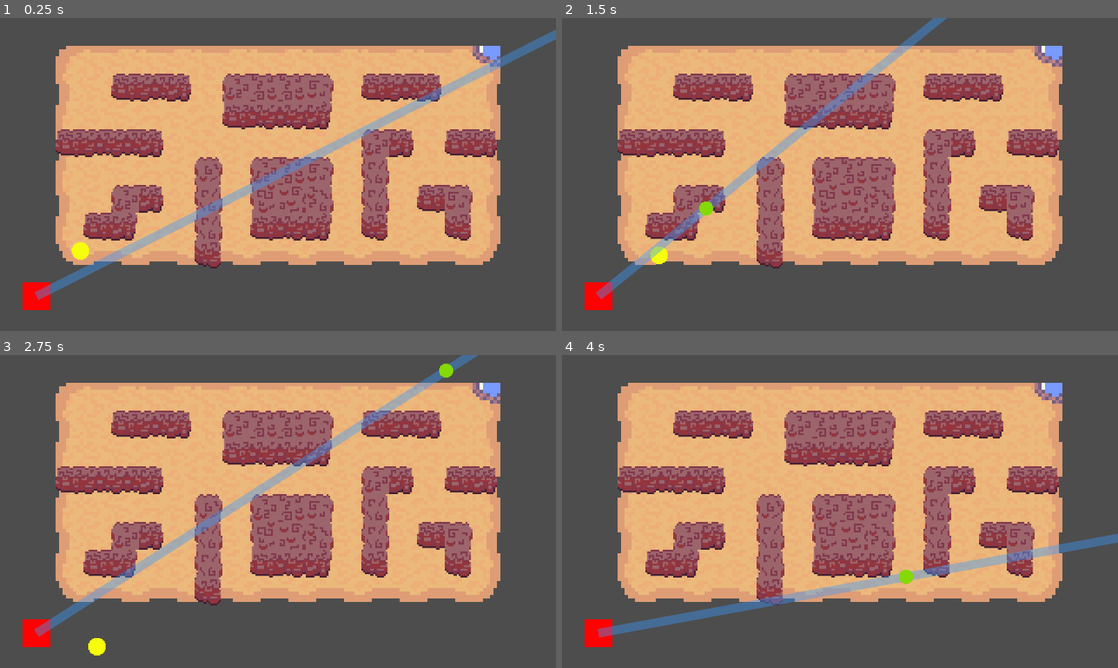
Above: before the commit, frames 1-4 (two rows, left to right).
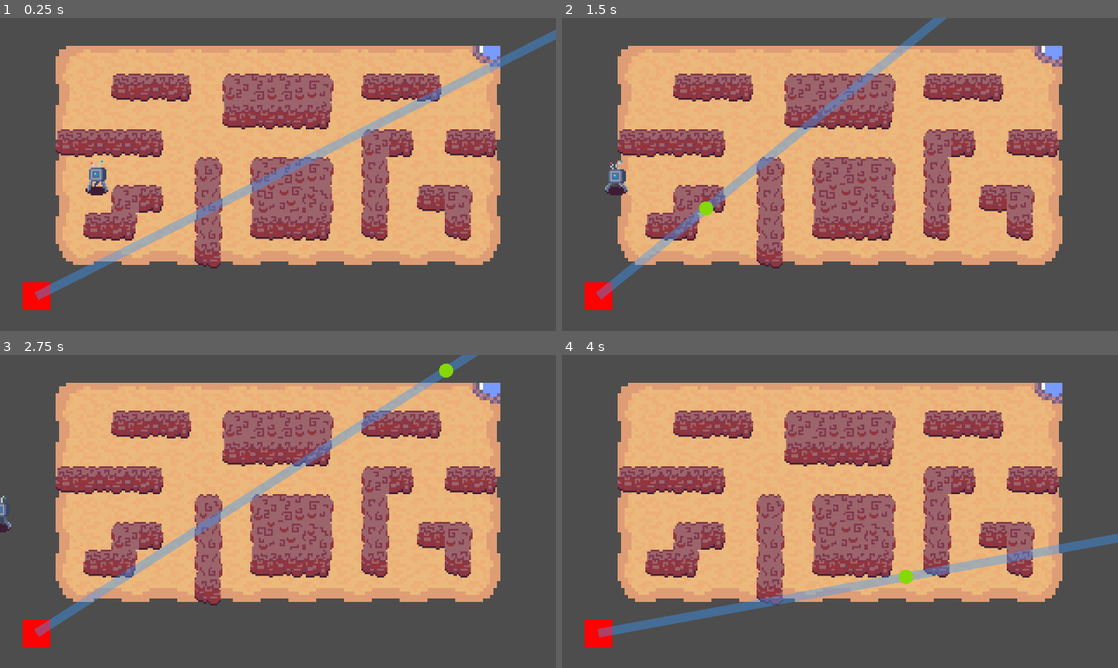
Above: after the commit, the same moments.

Repository: YannVeld/LD59
Game: Godot game, scene res://main_scene.tscn
Same seed, same stepped clock (60 frames per second), same inputs: the game is played once before the commit and once after it.
Inputs (mouse positions are in pixels of both pictures, inside the frame that each line leads up to):
- Up to frame 1 (0.25 s): no input
- Up to frame 2 (1.5 s): tap Enter at 0.5 s; move the mouse to (962, 158) at 0.52 s; hold D (move_right) 0.53-1.28 s; move the mouse to (728, 190) at 1.27 s; hold Down (move_down) from 1.28 s (still down)
- Up to frame 3 (2.75 s): move the mouse to (333, 442) at 2.02 s; release Down (move_down) at 2.03 s; hold D (move_right) from 2.03 s (still down)
- Up to frame 4 (4 s): move the mouse to (812, 574) at 2.77 s; release D (move_right) at 2.78 s; hold Up (move_up) 2.78-3.53 s; move the mouse to (1006, 558) at 3.52 s; hold A (move_left) from 3.53 s (still down)

The runs differ from the first frame. In frame 1, 0.4% of the frame differs, in the area x 12-20%, y 45-78%; in frame 2, 0.4%; in frame 3, 0.3%; in frame 4, nothing differs.

Commit message:
Added walking sprite to robot

Diff:
--- a/main_scene.tscn
+++ b/main_scene.tscn
@@ -4,9 +4,9 @@
 [ext_resource type="Texture2D" uid="uid://wbti0bcoihnd" path="res://Sprites/WallsTileset.png" id="3_nfk4m"]
 [ext_resource type="Texture2D" uid="uid://d4iphaibi3d0u" path="res://Sprites/tileset_placeholder/1_terrain.png" id="5_8mm7a"]
 [ext_resource type="Script" uid="uid://h43ds2es3fif" path="res://Scripts/robot.gd" id="5_66tet"]
-[ext_resource type="Texture2D" uid="uid://jg7vkbyvcha6" path="res://Sprites/yellowCircle.png" id="6_hq1ik"]
+[ext_resource type="Texture2D" uid="uid://b75pa3pefkgs5" path="res://Sprites/Robot_walk.png" id="6_7ycvg"]
 [ext_resource type="Texture2D" uid="uid://cpf5srwqavjbr" path="res://Sprites/redSquare.png" id="7_7ycvg"]
-[ext_resource type="Script" uid="uid://cjplv6ag6cgk3" path="res://Scripts/aim_guide.gd" id="7_nfk4m"]
+[ext_resource type="Script" path="res://Scripts/aim_guide.gd" id="7_nfk4m"]
 [ext_resource type="Script" uid="uid://nmem2o8mu50w" path="res://Scripts/transmitter.gd" id="8_7ycvg"]
 
 [sub_resource type="TileSetAtlasSource" id="TileSetAtlasSource_hq1ik"]
@@ -1171,8 +1171,100 @@
 sources/0 = SubResource("TileSetAtlasSource_hq1ik")
 sources/1 = SubResource("TileSetAtlasSource_66tet")
 
+[sub_resource type="AtlasTexture" id="AtlasTexture_wr18j"]
+atlas = ExtResource("6_7ycvg")
+region = Rect2(0, 0, 24, 24)
+
+[sub_resource type="AtlasTexture" id="AtlasTexture_qwutr"]
+atlas = ExtResource("6_7ycvg")
+region = Rect2(24, 0, 24, 24)
+
+[sub_resource type="AtlasTexture" id="AtlasTexture_671wp"]
+atlas = ExtResource("6_7ycvg")
+region = Rect2(48, 0, 24, 24)
+
+[sub_resource type="AtlasTexture" id="AtlasTexture_mo76n"]
+atlas = ExtResource("6_7ycvg")
+region = Rect2(72, 0, 24, 24)
+
+[sub_resource type="AtlasTexture" id="AtlasTexture_42l1d"]
+atlas = ExtResource("6_7ycvg")
+region = Rect2(96, 0, 24, 24)
+
+[sub_resource type="AtlasTexture" id="AtlasTexture_2jcla"]
+atlas = ExtResource("6_7ycvg")
+region = Rect2(120, 0, 24, 24)
+
+[sub_resource type="AtlasTexture" id="AtlasTexture_m35m6"]
+atlas = ExtResource("6_7ycvg")
+region = Rect2(144, 0, 24, 24)
+
+[sub_resource type="AtlasTexture" id="AtlasTexture_u0ygc"]
+atlas = ExtResource("6_7ycvg")
+region = Rect2(168, 0, 24, 24)
+
+[sub_resource type="AtlasTexture" id="AtlasTexture_7th4q"]
+atlas = ExtResource("6_7ycvg")
+region = Rect2(192, 0, 24, 24)
+
+[sub_resource type="AtlasTexture" id="AtlasTexture_6jybn"]
+atlas = ExtResource("6_7ycvg")
+region = Rect2(216, 0, 24, 24)
+
+[sub_resource type="AtlasTexture" id="AtlasTexture_84odl"]
+atlas = ExtResource("6_7ycvg")
+region = Rect2(240, 0, 24, 24)
+
+[sub_resource type="AtlasTexture" id="AtlasTexture_ak604"]
+atlas = ExtResource("6_7ycvg")
+region = Rect2(264, 0, 24, 24)
+
+[sub_resource type="SpriteFrames" id="SpriteFrames_vimvf"]
+animations = [{
+"frames": [{
+"duration": 1.0,
+"texture": SubResource("AtlasTexture_wr18j")
+}, {
+"duration": 1.0,
+"texture": SubResource("AtlasTexture_qwutr")
+}, {
+"duration": 1.0,
+"texture": SubResource("AtlasTexture_671wp")
+}, {
+"duration": 1.0,
+"texture": SubResource("AtlasTexture_mo76n")
+}, {
+"duration": 1.0,
+"texture": SubResource("AtlasTexture_42l1d")
+}, {
+"duration": 1.0,
+"texture": SubResource("AtlasTexture_2jcla")
+}, {
+"duration": 1.0,
+"texture": SubResource("AtlasTexture_m35m6")
+}, {
+"duration": 1.0,
+"texture": SubResource("AtlasTexture_u0ygc")
+}, {
+"duration": 1.0,
+"texture": SubResource("AtlasTexture_7th4q")
+}, {
+"duration": 1.0,
+"texture": SubResource("AtlasTexture_6jybn")
+}, {
+"duration": 1.0,
+"texture": SubResource("AtlasTexture_84odl")
+}, {
+"duration": 1.0,
+"texture": SubResource("AtlasTexture_ak604")
+}],
+"loop": true,
+"name": &"default",
+"speed": 8.0
+}]
+
 [sub_resource type="RectangleShape2D" id="RectangleShape2D_0f027"]
-size = Vector2(10, 10)
+size = Vector2(11, 3)
 
 [node name="Node2D" type="Node2D" unique_id=1798613870]
 
@@ -1188,17 +1280,19 @@
 tile_set = SubResource("TileSet_nfk4m")
 
 [node name="Robot" type="Node2D" parent="." unique_id=263144470]
+position = Vector2(49, 92)
 script = ExtResource("5_66tet")
 
-[node name="GreenSquare" type="Sprite2D" parent="Robot" unique_id=186182555]
-position = Vector2(40.000008, 134)
-scale = Vector2(0.625, 0.625)
-texture = ExtResource("6_hq1ik")
+[node name="AnimatedSprite2D" type="AnimatedSprite2D" parent="Robot" unique_id=939950865]
+sprite_frames = SubResource("SpriteFrames_vimvf")
+autoplay = "default"
+frame = 4
+frame_progress = 0.96403325
 
 [node name="Area2D" type="Area2D" parent="Robot" unique_id=1179396589]
 
 [node name="CollisionShape2D" type="CollisionShape2D" parent="Robot/Area2D" unique_id=500642877]
-position = Vector2(40, 134)
+position = Vector2(0.5, 7)
 shape = SubResource("RectangleShape2D_0f027")
 
 [node name="Transmitter" type="Node2D" parent="." unique_id=1748364256]
Binary file added: Sprites/Robot_idle.png
Not shown, added: Sprites/Robot_idle.png.import
Binary file added: Sprites/Robot_walk.png
Not shown, added: Sprites/Robot_walk.png.import
